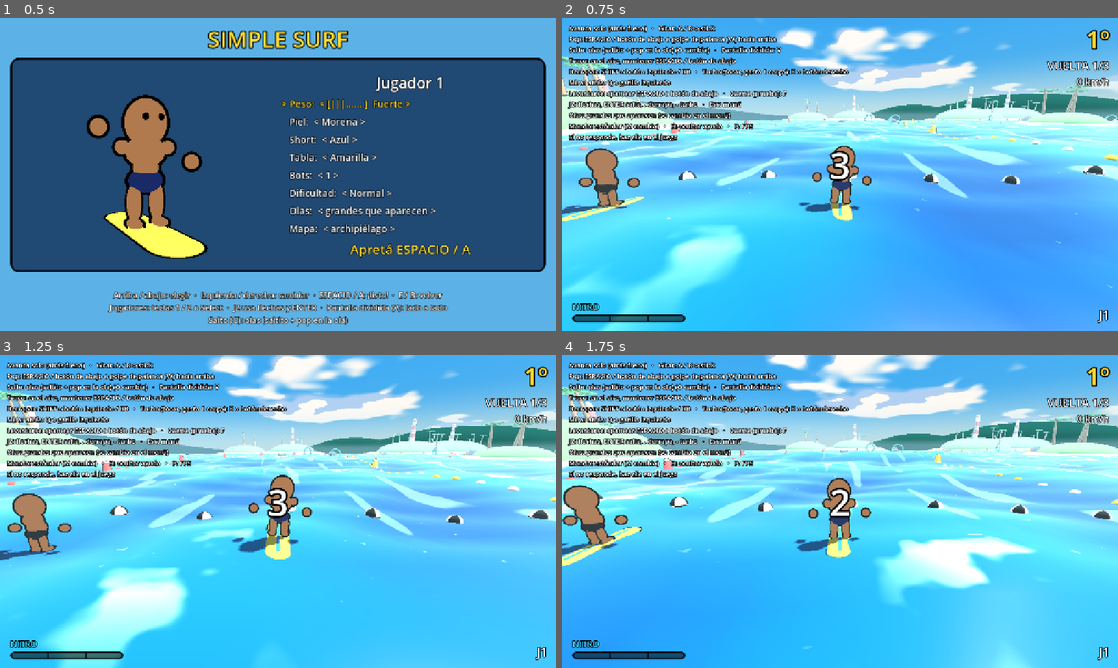
Above: before the commit, frames 1-4 (two rows, left to right).
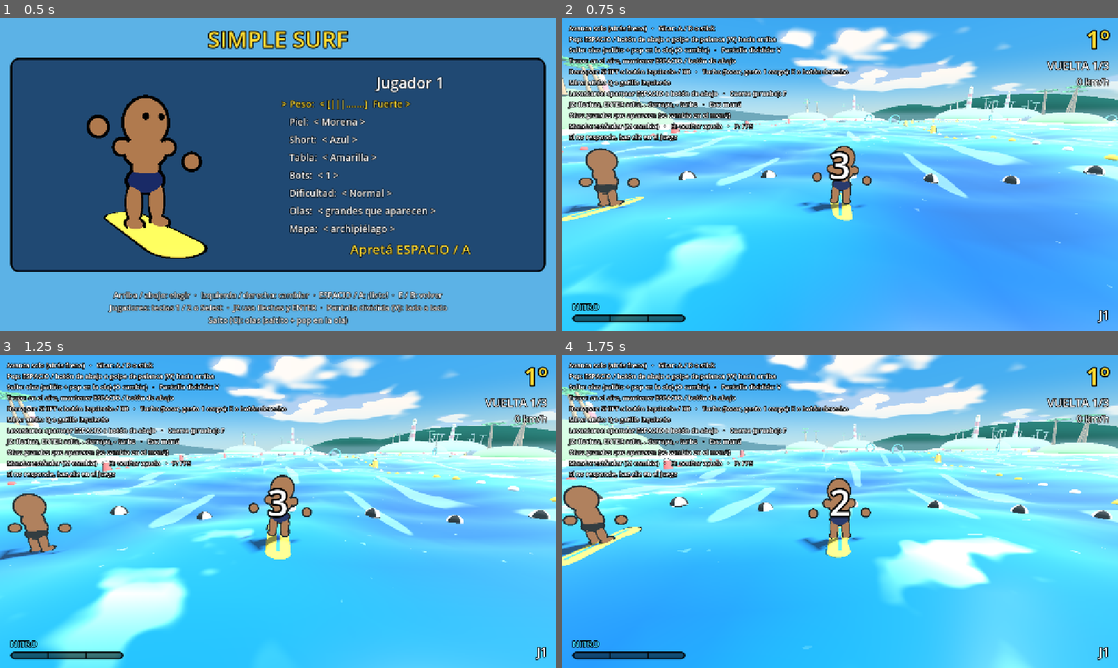
Above: after the commit, the same moments.

Repository: asimplesurfer/simplesurf
Game: Godot game, scene res://ui/menus/character_select.tscn
Same seed, same stepped clock (60 frames per second), same inputs: the game is played once before the commit and once after it. Sound files missing from this copy of the repository are replaced by a short silence.
Inputs (mouse positions are in pixels of both pictures, inside the frame that each line leads up to):
- Up to frame 1 (0.5 s): no input
- Up to frame 2 (0.75 s): tap Enter at 0.5 s; move the mouse to (962, 158) at 0.52 s; hold D (p1_right) from 0.53 s (still down); hold Space (p1_a) from 0.53 s (still down); click (962, 158) at 0.67 s
- Up to frame 3 (1.25 s): keep holding D (p1_right); keep holding Space (p1_a)
- Up to frame 4 (1.75 s): release D (p1_right) at 1.25 s; release Space (p1_a) at 1.25 s; drag from (728, 527) to (812, 574) at 1.27 s

Frame 1 is identical in both runs. In frame 2, 0.5% of the frame differs, in the area x 0-100%, y 13-63%; in frame 3, 0.6%, in the area x 0-100%, y 12-66%; in frame 4, 0.5%.

Commit message:
Optimización: agua con menos detalle lejos, sombras más baratas, chequeo de bots repartido
- Malla del agua: grilla fina (1,5 m) en ~40 m alrededor del jugador y celdas
  de 3 y 6 m más lejos, en una sola grilla (sin grietas). 8.464 vértices en
  vez de 29.584 por pantalla. Se mueve en pasos de la celda grande, así ningún
  vértice cambia de lugar en el mundo (no titila de lejos).
- Sombras del sol: 2 cortes con 1-2 pantallas (antes 4); con 3-4 pantallas
  uno solo y hasta 30 m.
- Bots sin pantalla propia: el chequeo del chapuzón cada 3 cuadros (los que
  se ven siguen en todos los cuadros).

Medido en la demo del archipiélago (dibujo por software): 2 pantallas
6,3 -> 7,6 FPS (+21 %), 4 pantallas 2,9 -> 4,1 FPS (+41 %).
El chapuzón sigue exacto (diagnóstico: 0 pasadas sin chapuzón).

Co-Authored-By: Claude Opus 5.5 <noreply@anthropic.com>
Claude-Session: https://claude.ai/code/session_0158oNfJa2g5qsqyuATh8Mjh

Diff:
--- a/core/rider/rider.gd
+++ b/core/rider/rider.gd
@@ -88,6 +88,13 @@
 var _punch_cooldown: float = 0.0
 ## Apretó A fuera de tiempo en esta ola: ya no hay pop hasta la próxima.
 var pop_locked: bool = false
+## Tiene una pantalla propia que lo sigue (jugador, o bot en la demo).
+var has_view: bool = false
+## Para repartir entre cuadros el chequeo de los bots sin pantalla.
+var _punch_tick: int = 0
+## Bots sin pantalla: el chapuzón se revisa cada tantos cuadros (solo se ve
+## de lejos en la pantalla de otro).
+const PUNCH_CHECK_EVERY_NO_VIEW := 3
 ## Tiempo mínimo entre dos chapuzones (s).
 const PUNCH_MIN_GAP := 0.3
 ## La cara estaba adentro de una ola el frame anterior.
@@ -292,6 +299,10 @@
 func _check_wave_punch() -> void:
 	if water == null or visual == null:
 		return
+	if not has_view:
+		_punch_tick += 1
+		if (_punch_tick + player_index) % PUNCH_CHECK_EVERY_NO_VIEW != 0:
+			return
 	var inside := water.face_in_wave(visual.face_position())
 	# Cada vez que la cara entra al agua (un mínimo de tiempo entre una y otra
 	# para que el borde de la superficie no lo dispare a cada cuadro).
--- a/tests/run_tests.gd
+++ b/tests/run_tests.gd
@@ -514,6 +514,24 @@
 		if (_water.drawn_depth(q) > 0.0) != (_full_mesh_depth(q) > 0.0):
 			mismatches += 1
 	_check(mismatches == 0, "el chequeo rápido coincide con la malla completa (%d diferencias en 300)" % mismatches)
+	# La malla con menos detalle lejos: cerca del jugador, los vértices están en
+	# la grilla fina del mundo (lo que supone drawn_depth) y son muchos menos.
+	var mi := _water.get_child(0) as MeshInstance3D
+	var arrays := mi.mesh.surface_get_arrays(0)
+	var verts: PackedVector3Array = arrays[Mesh.ARRAY_VERTEX]
+	var step := _water.grid_step()
+	var on_grid := true
+	var fine := 0
+	for v in verts:
+		var w := mi.global_position + v
+		if absf(v.x) < 30.0 and absf(v.z) < 30.0:
+			fine += 1
+			var fx := w.x / step - 0.5
+			var fz := w.z / step - 0.5
+			if absf(fx - roundf(fx)) > 0.001 or absf(fz - roundf(fz)) > 0.001:
+				on_grid = false
+	_check(on_grid and fine > 1000, "cerca del jugador la malla es la grilla fina del mundo (%d vértices)" % fine)
+	_check(verts.size() < 12000, "la malla del agua tiene muchos menos vértices (%d, antes 29584)" % verts.size())
 	_water.clear_swells()
 
 
--- a/ui/split_screen/split_screen.gd
+++ b/ui/split_screen/split_screen.gd
@@ -42,6 +42,7 @@
 	box.set_anchors_preset(Control.PRESET_FULL_RECT)
 	box.mouse_filter = Control.MOUSE_FILTER_IGNORE
 	add_child(box)
+	_tune_shadows(humans.size())
 	for i in humans.size():
 		var rider := humans[i]
 		var container := SubViewportContainer.new()
@@ -74,5 +75,21 @@
 		vp.add_child(hud)
 		huds.append(hud)
 
+		rider.has_view = true
 		if water:
 			water.add_follower(rider, i)
+
+
+## Sombras del sol: cada vista vuelve a dibujar la escena para cada "corte" de
+## sombra. Con 1-2 vistas, 2 cortes; con 3-4, uno solo y más corto (se nota poco
+## en pantallas chicas y ahorra mucho).
+func _tune_shadows(view_count: int) -> void:
+	var sun := get_parent().get_node_or_null("Sun") as DirectionalLight3D
+	if sun == null:
+		return
+	if view_count >= 3:
+		sun.directional_shadow_mode = DirectionalLight3D.SHADOW_ORTHOGONAL
+		sun.directional_shadow_max_distance = 30.0
+	else:
+		sun.directional_shadow_mode = DirectionalLight3D.SHADOW_PARALLEL_2_SPLITS
+		sun.directional_shadow_max_distance = 50.0
--- a/world/water/water.gd
+++ b/world/water/water.gd
@@ -28,12 +28,16 @@
 var islands: Array[Vector3] = []
 ## Islas que entiende el shader (islands[0..15]).
 const MAX_ISLANDS := 16
+## Grilla fina: celdas a cada lado del centro de la malla (~40 m). Después,
+## MID_CELLS celdas de 2 pasos y el resto de 4 pasos hasta el borde.
+const FINE_HALF_CELLS := 26
+const MID_CELLS := 10
 ## Solo para diagnóstico: revisar sin atajos.
 static var debug_exact: bool = false
 ## Cuánto tiene que quedar la cara debajo del agua dibujada para que cuente (m).
 const FACE_MIN_DEPTH := 0.02
 
-var _plane: PlaneMesh
+var _plane: ArrayMesh
 var _material: ShaderMaterial
 ## Cada uno: {node: Node3D, mesh: MeshInstance3D}
 var _followers: Array[Dictionary] = []
@@ -52,16 +56,65 @@
 	_material.shader = SHADER
 	waves.apply_to(_material)
 
-	_plane = PlaneMesh.new()
-	_plane.size = Vector2(size, size)
-	_plane.subdivide_width = subdivisions
-	_plane.subdivide_depth = subdivisions
-	_plane.material = _material
+	_plane = _build_mesh()
 
 	var follow := get_node_or_null(follow_path) as Node3D
 	if follow:
 		add_follower(follow, -1)
 	_push_swells()
+
+
+## Paso de la grilla fina del agua (m). Los vértices finos están siempre en
+## (n + 0,5) · step del mundo, para todas las cámaras.
+func grid_step() -> float:
+	return size / float(subdivisions + 1)
+
+
+## Malla del agua: grilla con paso fino cerca del centro (donde está el jugador)
+## y celdas de 2 y 4 pasos más lejos. Es una sola grilla (filas y columnas
+## enteras), así que no quedan grietas entre zonas. Los triángulos se arman
+## igual que PlaneMesh (drawn_depth cuenta con eso).
+func _build_mesh() -> ArrayMesh:
+	var step := grid_step()
+	var half := size * 0.5
+	var coords: Array[float] = []
+	for k in range(-FINE_HALF_CELLS, FINE_HALF_CELLS):
+		coords.append((k + 0.5) * step)
+	var edge := (FINE_HALF_CELLS - 0.5) * step
+	for m in MID_CELLS:
+		edge += step * 2.0
+		coords.append(edge)
+		coords.push_front(-edge)
+	while edge < half - 0.001:
+		edge += step * 4.0
+		coords.append(edge)
+		coords.push_front(-edge)
+	var n := coords.size()
+	var verts := PackedVector3Array()
+	var normals := PackedVector3Array()
+	verts.resize(n * n)
+	normals.resize(n * n)
+	for j in n:
+		for i in n:
+			verts[j * n + i] = Vector3(coords[i], 0.0, coords[j])
+			normals[j * n + i] = Vector3.UP
+	var indices := PackedInt32Array()
+	for j in range(1, n):
+		for i in range(1, n):
+			var a := (j - 1) * n + i - 1
+			var b := (j - 1) * n + i
+			var c := j * n + i - 1
+			var e := j * n + i
+			indices.append_array([a, b, c, b, e, c])
+	var arrays := []
+	arrays.resize(Mesh.ARRAY_MAX)
+	arrays[Mesh.ARRAY_VERTEX] = verts
+	arrays[Mesh.ARRAY_NORMAL] = normals
+	arrays[Mesh.ARRAY_INDEX] = indices
+	var mesh := ArrayMesh.new()
+	mesh.add_surface_from_arrays(Mesh.PRIMITIVE_TRIANGLES, arrays)
+	mesh.surface_set_material(0, _material)
+	return mesh
 
 
 ## Agrega un plano de agua que sigue a `node`. layer_index = -1: capa normal (1);
@@ -71,7 +124,7 @@
 	mi.name = "Surface%d" % _followers.size()
 	mi.mesh = _plane
 	mi.cast_shadow = GeometryInstance3D.SHADOW_CASTING_SETTING_OFF
-	mi.extra_cull_margin = 6.0
+	mi.extra_cull_margin = 8.0
 	if layer_index >= 0:
 		mi.layers = 1 << (FOLLOWER_LAYER_BASE + layer_index)
 	add_child(mi)
@@ -110,7 +163,9 @@
 
 ## Mueve el plano en pasos del tamaño de una celda para que la malla no "nade".
 func _snap(mi: MeshInstance3D, node: Node3D) -> void:
-	var step := size / float(subdivisions + 1)
+	# En pasos de la celda más grande: así todos los vértices (finos y gruesos)
+	# quedan siempre en el mismo lugar del mundo y la malla no "nada".
+	var step := grid_step() * 4.0
 	var p := node.global_position
 	mi.global_position = Vector3(snappedf(p.x, step), 0.0, snappedf(p.z, step))
 
@@ -198,7 +253,7 @@
 ## y los triángulos como los arma PlaneMesh. Cuenta las capas de agua que hay
 ## arriba del punto (impar = adentro; debajo del rulo pero en el aire da par).
 func drawn_depth(q: Vector3) -> float:
-	var step := size / float(subdivisions + 1)
+	var step := grid_step()
 	var p := Vector2(q.x, q.z)
 	# Olas que pueden correr vértices hasta acá.
 	var near := step * 1.5
